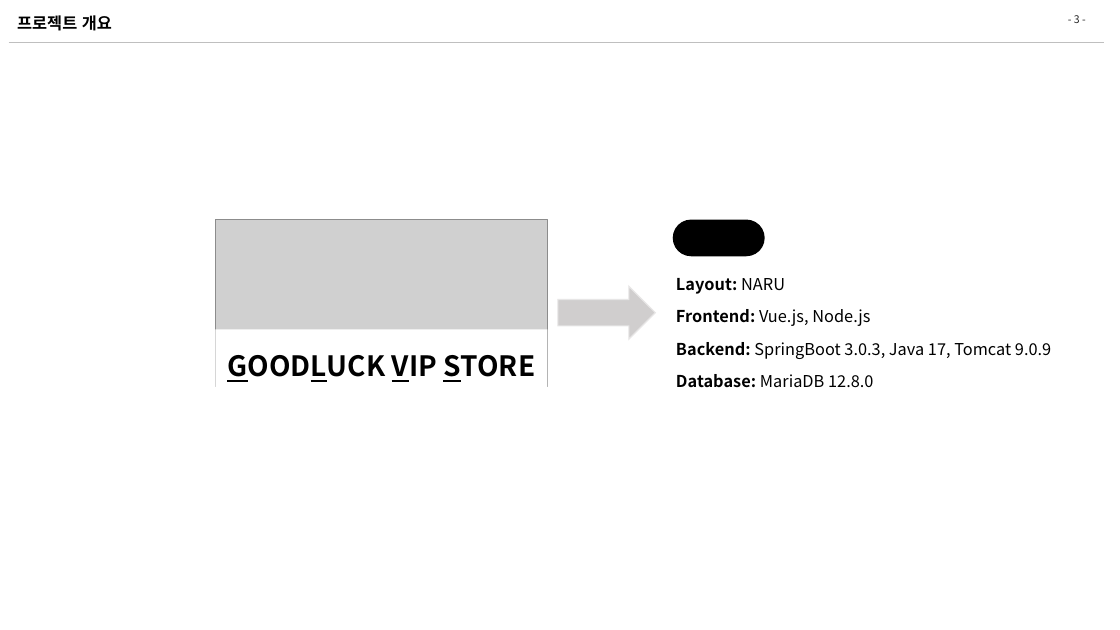
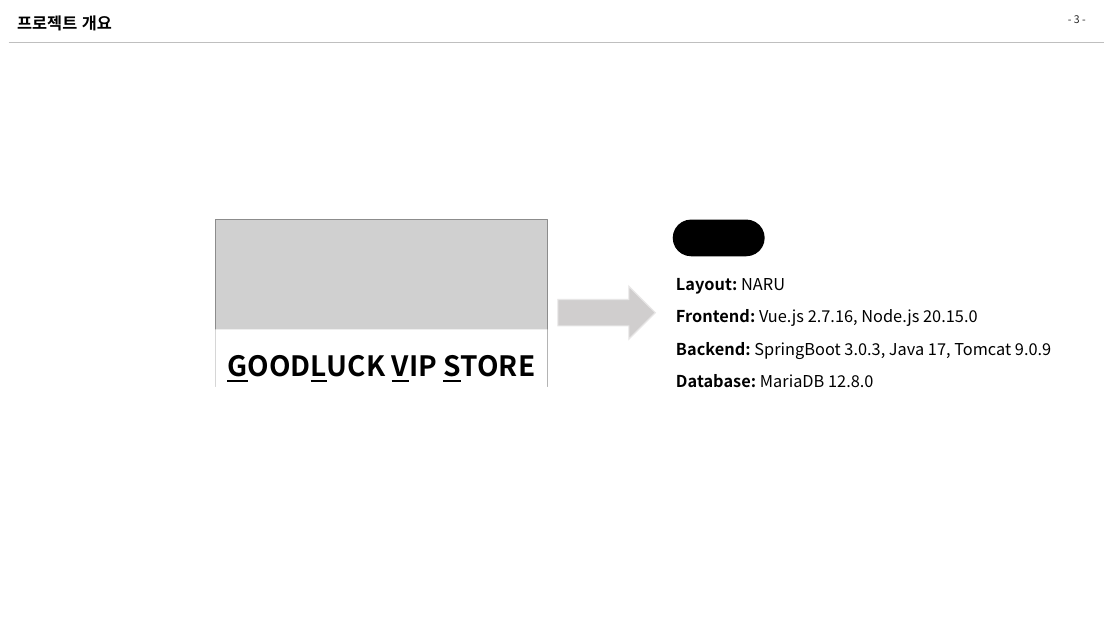
Before and after one commit to zhengze00/SpringBoot-MariaDB-master, a slide deck: slide 3 of Project File/[SK C&C] 인턴PT_오정택.pptx. Drawn at 1120x630 pixels with LibreOffice and Linux fonts; fonts in the diff are those of the drawing; grey boxes stand for pictures. Boxes give left, top, right and bottom in pixels: in the first picture for what was removed or moved away, otherwise in the second. Text is boxed around its words. In the diff, an @@ line names an element or a change of style, - is before the commit and + after.

```diff
--- a/Project File/[SK C&C] 인턴PT_오정택.pptx
+++ b/Project File/[SK C&C] 인턴PT_오정택.pptx
@@ text at (676,309,977,326): text changed @@
-Frontend: Vue.js, Node.js
+Frontend: Vue.js 2.7.16, Node.js 20.15.0
```
Also in this commit, not shown: 4 other slides changed, 1 slide added, 1 slide removed, 2 other files.
